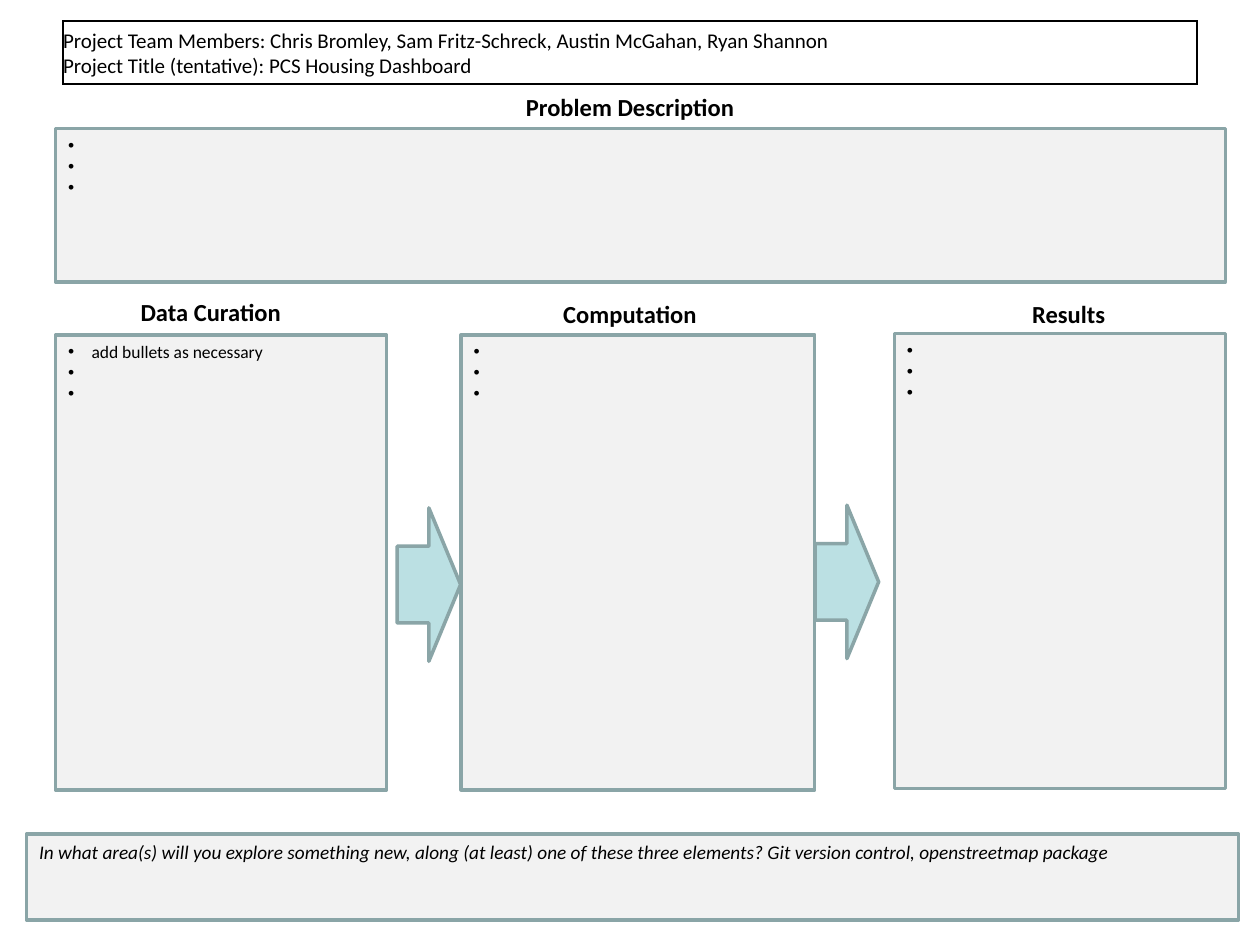
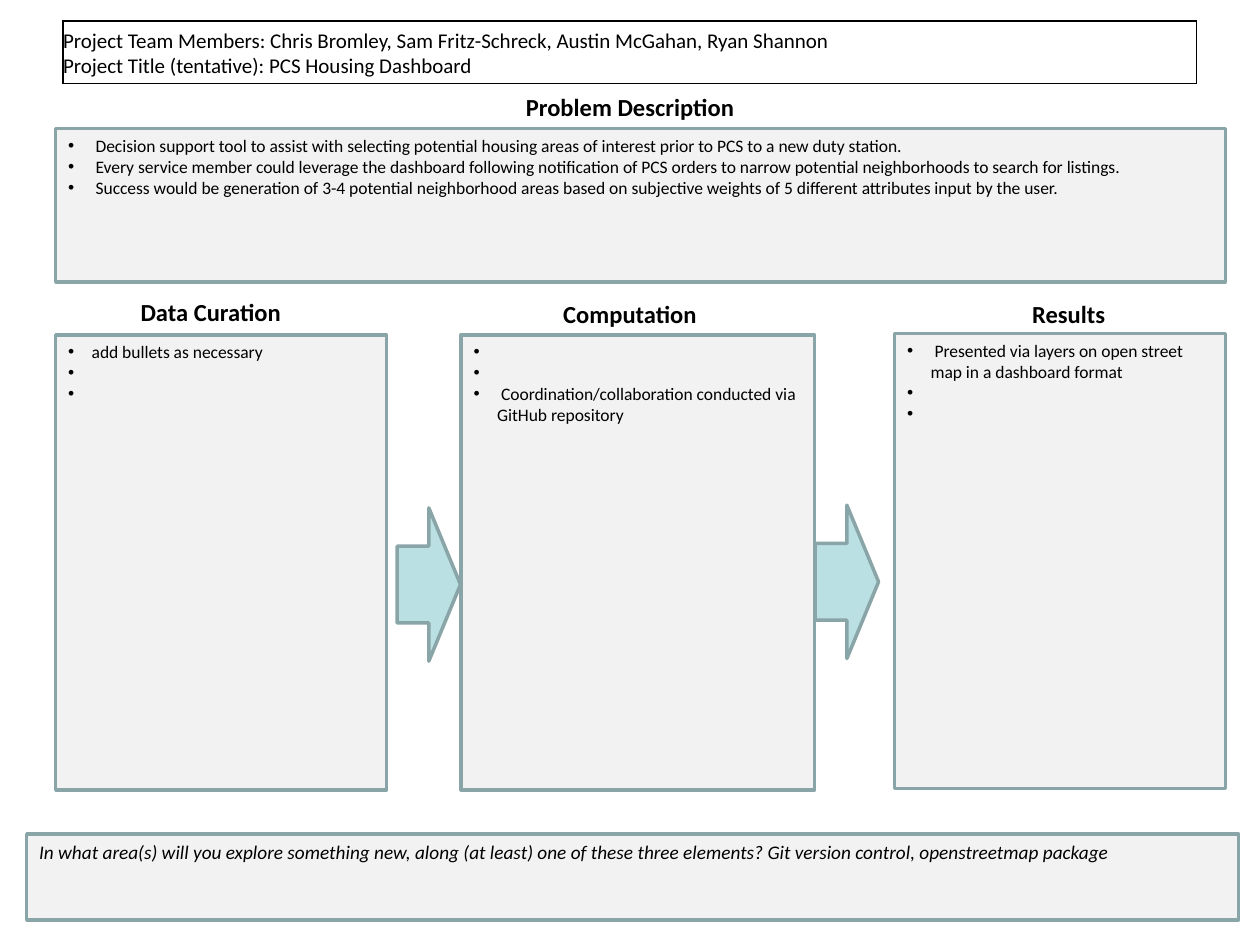
Before and after one commit to SamFritz-Schreck/OA3801FinalProject, a slide deck: slide 1 of FinalProject_worksheet.pptx. Drawn at 1260x945 pixels with LibreOffice and Linux fonts; fonts in the diff are those of the drawing. Boxes give left, top, right and bottom in pixels: in the first picture for what was removed or moved away, otherwise in the second. Text is boxed around its words. In the diff, an @@ line names an element or a change of style, - is before the commit and + after.

```diff
--- a/FinalProject_worksheet.pptx
+++ b/FinalProject_worksheet.pptx
@@ text in rectangle at box(96, 140, 1120, 197): text added @@
+• Decision support tool to assist with selecting potential housing areas of interest prior to PCS to a new duty station.
+• Every service member could leverage the dashboard following notification of PCS orders to narrow potential neighborhoods to search for listings.
+• Success would be generation of 3-4 potential neighborhood areas based on subjective weights of 5 different attributes input by the user.
@@ text in rectangle at box(931, 345, 1182, 381): text added @@
+• Presented via layers on open street map in a dashboard format
@@ text in rectangle at box(497, 388, 795, 424): text added @@
+• Coordination/collaboration conducted via GitHub repository
```
